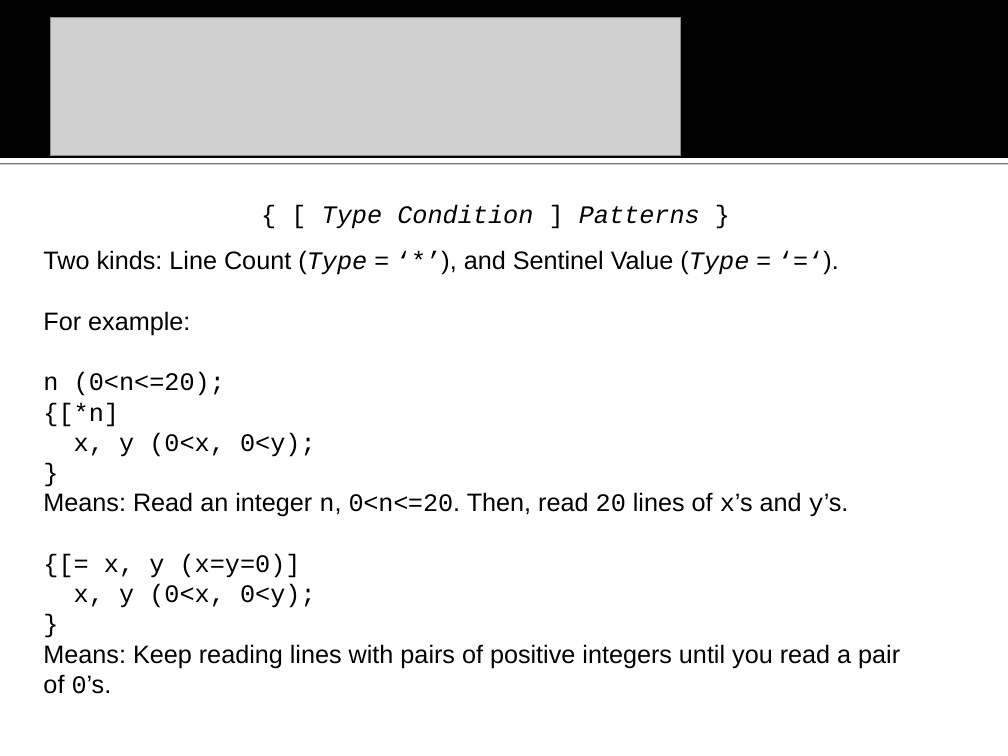
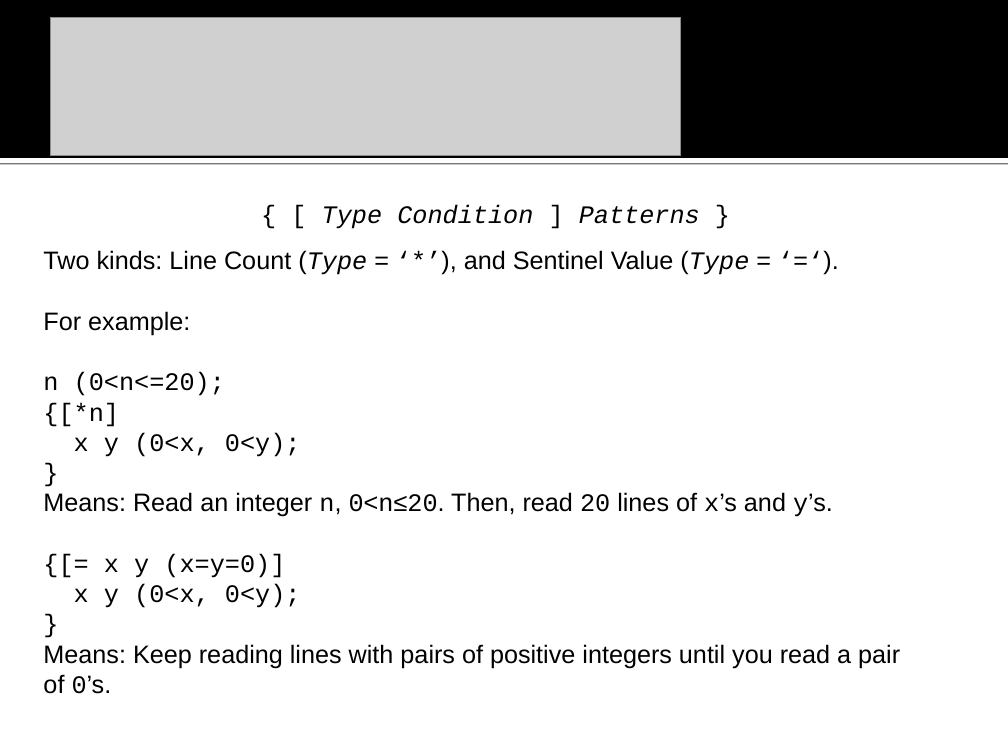
Before and after one commit to na-icpc/viva, a slide deck: slide 8 of Input Verifier/doc/VIVA vanbs Input Verification Assistant.ppt. Drawn at 1008x756 pixels with LibreOffice and Linux fonts; fonts in the diff are those of the drawing; grey boxes stand for pictures; background and template pictures are left out. Boxes give left, top, right and bottom in pixels: in the first picture for what was removed or moved away, otherwise in the second. Text is boxed around its words. In the diff, an @@ line names an element or a change of style, - is before the commit and + after.

```diff
--- a/Input Verifier/doc/VIVA vanbs Input Verification Assistant.ppt
+++ b/Input Verifier/doc/VIVA vanbs Input Verification Assistant.ppt
@@ text at <box>74,432,301,457</box>: text changed @@
-x, y (0<x, 0<y);
+x y (0<x, 0<y);
@@ text at <box>43,492,833,608</box>: text changed @@
-Means: Read an integer n, 0<n<=20. Then, read 20 lines of x’s and y’s.
-{[= x, y (x=y=0)]
-x, y (0<x, 0<y);
+Means: Read an integer n, 0<n≤20. Then, read 20 lines of x’s and y’s.
+{[= x y (x=y=0)]
+x y (0<x, 0<y);
```
Also in this commit, not shown: 12 other slides changed, 17 slides added, 3 slides removed, 14 other files.
